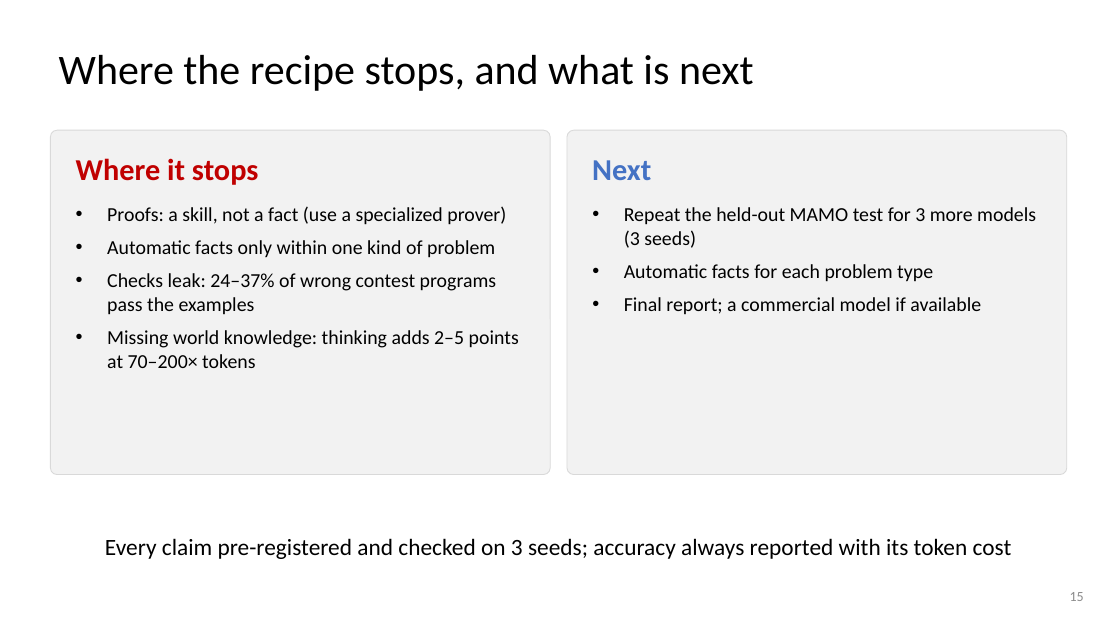
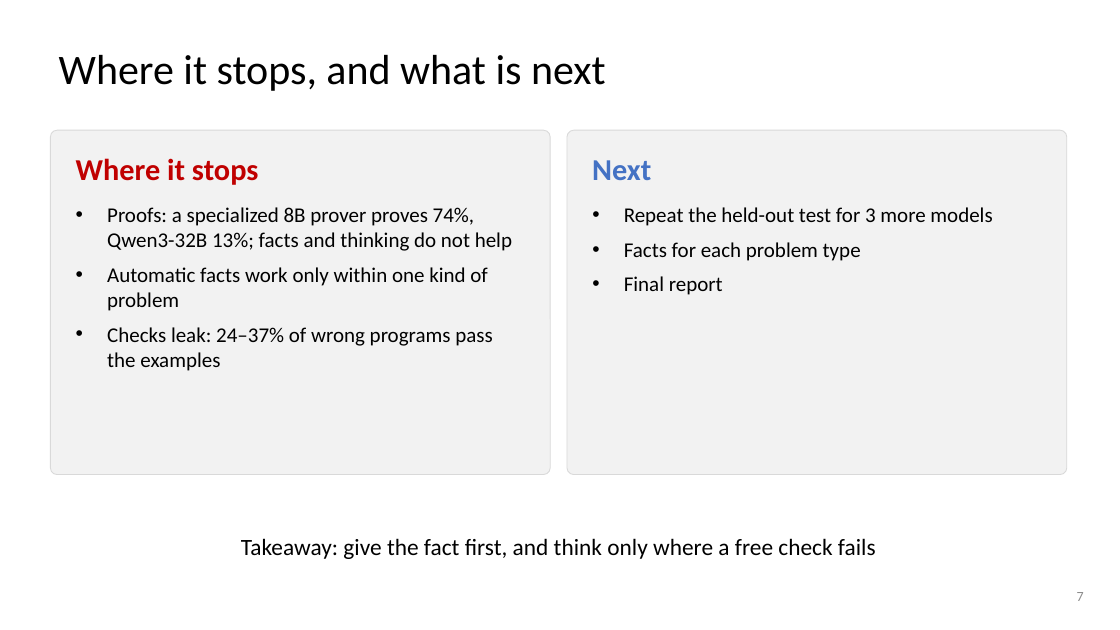
Before and after one commit to dlwns147/CSED490E_Project_Team5, a slide deck: slide 7 of PROPOSAL_slides.pptx (slide 15 before the commit). Drawn at 1120x630 pixels with LibreOffice and Linux fonts; fonts in the diff are those of the drawing. Boxes give left, top, right and bottom in pixels: in the first picture for what was removed or moved away, otherwise in the second. Text is boxed around its words. In the diff, an @@ line names an element or a change of style, - is before the commit and + after.

```diff
--- a/PROPOSAL_slides.pptx
+++ b/PROPOSAL_slides.pptx
@@ title at box(59, 55, 606, 91): text changed @@
-Where the recipe stops, and what is next
+Where it stops, and what is next
@@ text at box(107, 207, 512, 371): text changed; size 17 to 18 pt @@
-• Proofs: a skill, not a fact (use a specialized prover)
-• Automatic facts only within one kind of problem
-• Checks leak: 24–37% of wrong contest programs pass the examples
-• Missing world knowledge: thinking adds 2–5 points at 70–200× tokens
+• Proofs: a specialized 8B prover proves 74%, Qwen3-32B 13%; facts and thinking do not help
+• Automatic facts work only within one kind of problem
+• Checks leak: 24–37% of wrong programs pass the examples
@@ text at box(624, 207, 992, 295): text changed; size 17 to 18 pt @@
-• Repeat the held-out MAMO test for 3 more models (3 seeds)
-• Automatic facts for each problem type
-• Final report; a commercial model if available
+• Repeat the held-out test for 3 more models
+• Facts for each problem type
+• Final report
@@ text at box(241, 538, 876, 559): text changed @@
-Every claim pre-registered and checked on 3 seeds; accuracy always reported with its token cost
+Takeaway: give the fact first, and think only where a free check fails
@@ page number at box(1077, 592, 1084, 601): text changed @@
-15
+7
```
Also in this commit, not shown: 3 other slides changed, 2 slides added, 10 slides removed, 6 other files.
